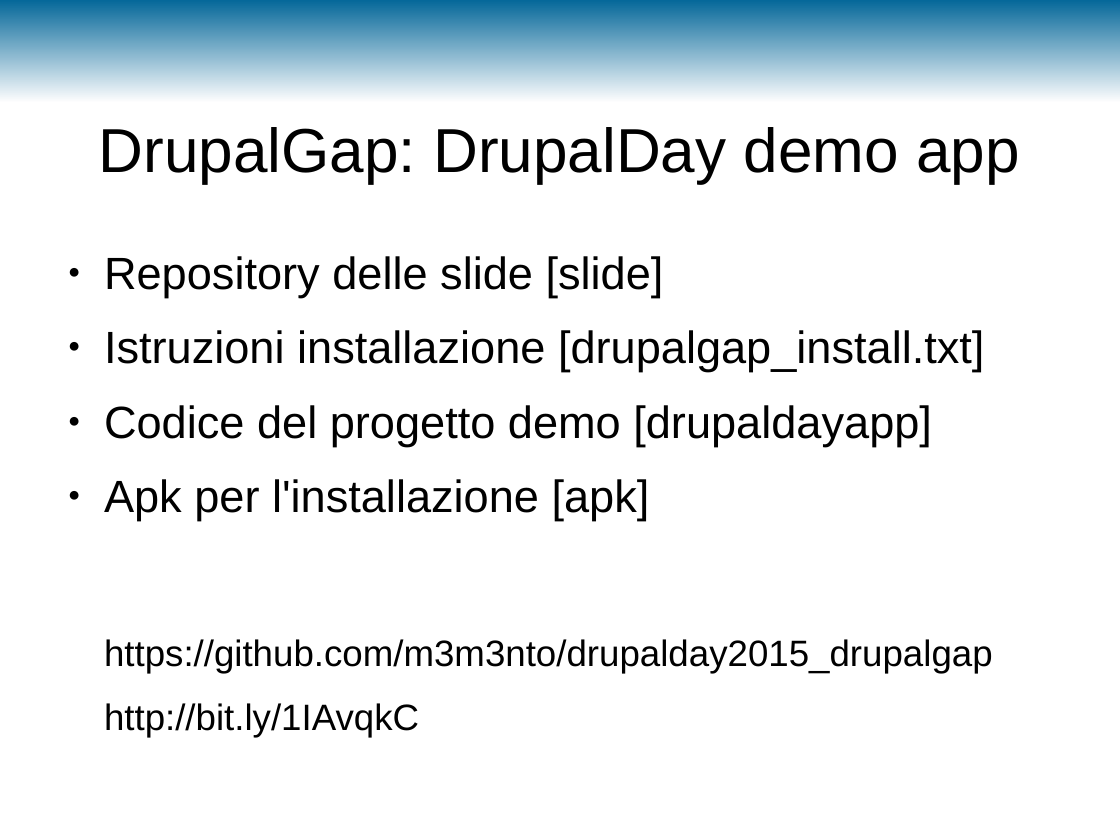
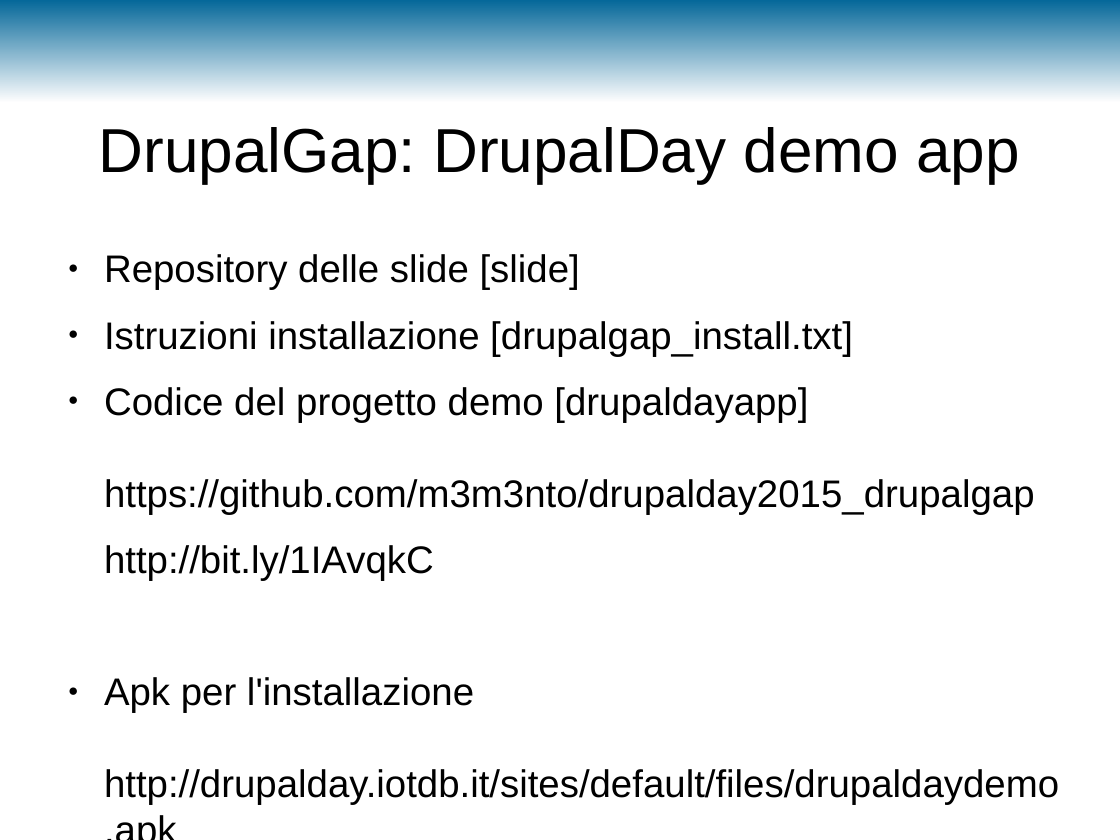
Before and after one commit to m3m3nto/drupalday2015_drupalgap, a slide deck: slide 11 of slide/DDay2015-DrupalGap.odp. Drawn at 1120x840 pixels with LibreOffice and Linux fonts; fonts in the diff are those of the drawing; background and template pictures are left out. Boxes give left, top, right and bottom in pixels: in the first picture for what was removed or moved away, otherwise in the second. Text is boxed around its words. In the diff, an @@ line names an element or a change of style, - is before the commit and + after.

Commit message:
slide updated

```diff
--- a/slide/DDay2015-DrupalGap.odp
+++ b/slide/DDay2015-DrupalGap.odp
@@ text at (104,254,853,581): size 32 to 27.2 pt in "Repository delle slide [slide]", "Istruzioni installazione [drupalgap_install.txt]"; size 26 to 27.2 pt in "http://bit.ly/1IAvqkC" @@
@@ text at (104,387,1035,515): text changed; size 32 to 27.2 pt @@
-● Codice del progetto demo [drupaldayapp]
-● Apk per l'installazione [apk]
-  https://github.com/m3m3nto/drupalday2015_drupalgap
+● Codice del progetto demo [drupaldayapp]
+  https://github.com/m3m3nto/drupalday2015_drupalgap
@@ text at (104,677,1059,805): paragraph added @@
+● Apk per l'installazione
+  http://drupalday.iotdb.it/sites/default/files/drupaldaydemo.apk
```
